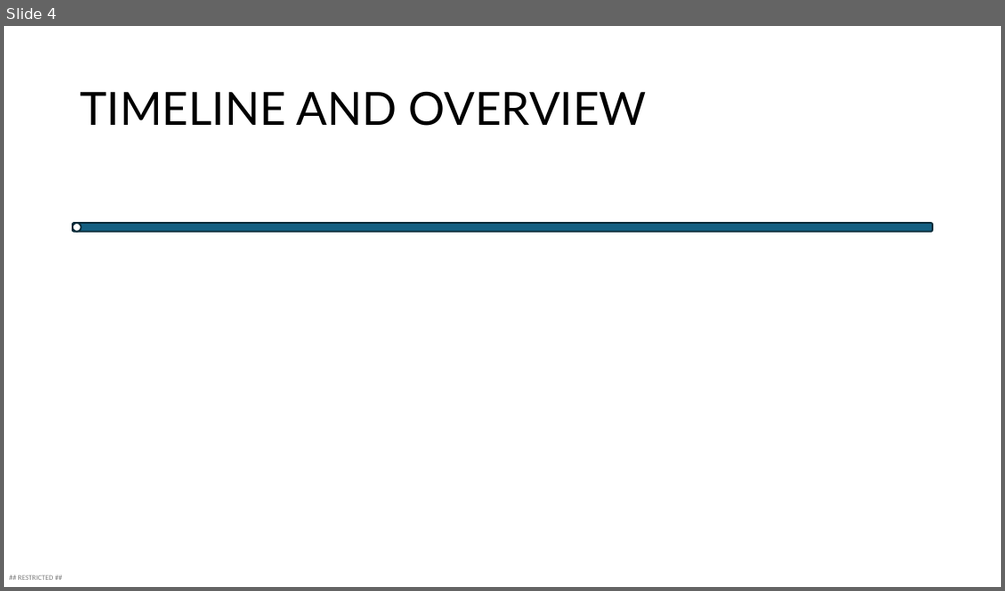
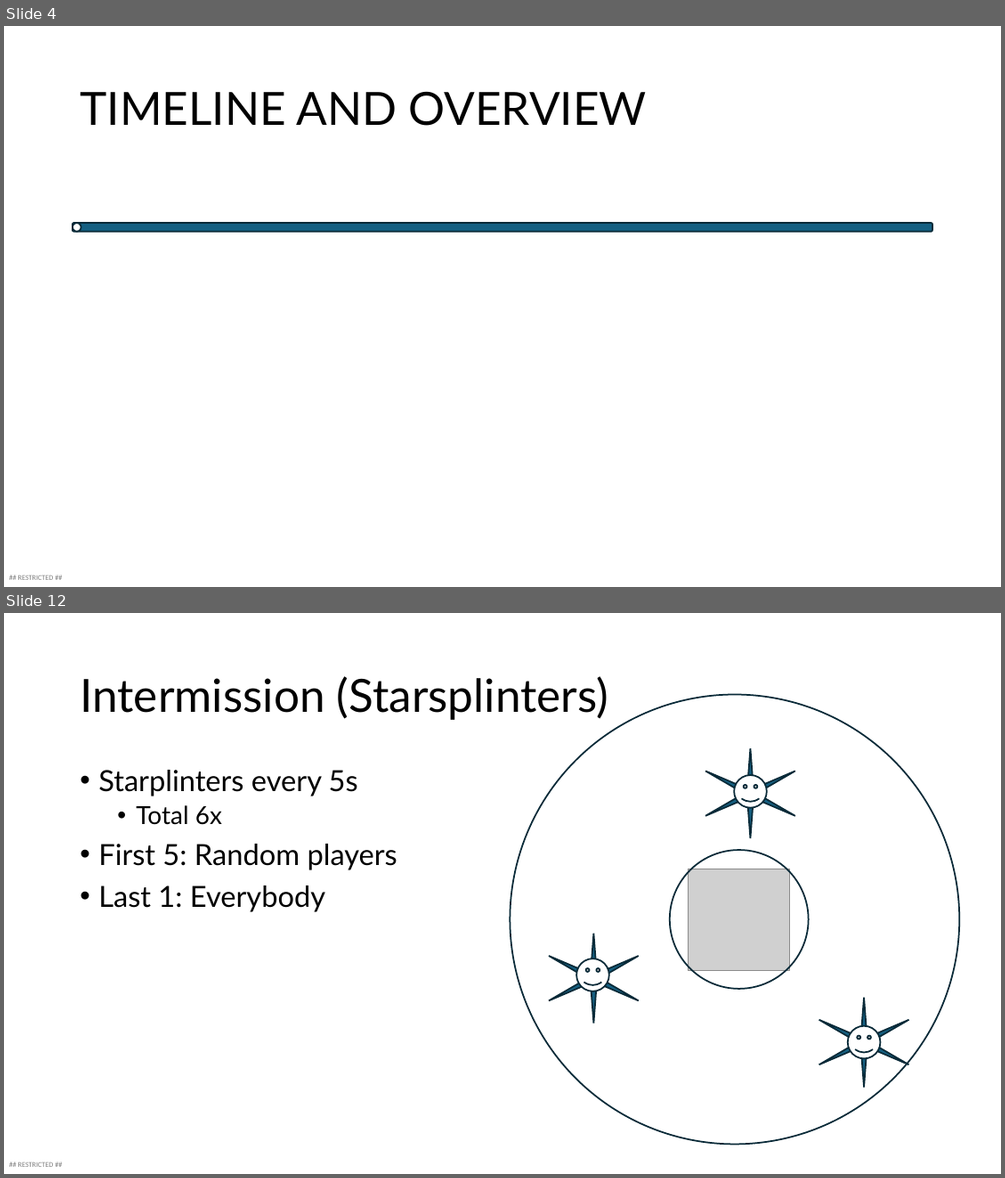
Before and after one commit to kuehbiko/test1, a slide deck: loora.pptx. Shown one above the other, each under a label of ours: slide 4 before the commit, slides 4 and 12 after it; the slides between them are not shown. The pictures are 1005x591 and 1005x1178 pixels, drawn with LibreOffice and Linux fonts; fonts in the diff are those of the drawing; grey boxes stand for pictures. Boxes give left, top, right and bottom in pixels: in the first picture for what was removed or moved away, otherwise in the second. Text is boxed around its words. In the diff, an @@ line names an element or a change of style, - is before the commit and + after.

```diff
--- a/loora.pptx
+++ b/loora.pptx
@@ slide 12 added at box(4, 613, 1001, 1174), background #FFFFFF; not listed: 1 template element that a slide beside it also shows @@
@@ title added at box(80, 676, 608, 720), 44 pt, text #000000 @@
+Intermission (Starsplinters)
@@ ellipse added at box(510, 695, 960, 1144), outline #092A39 1.5 pt @@
@@ text added at box(98, 770, 397, 912), 28 pt, text #000000 @@
+• Starplinters every 5s
+  • Total 6x
+• First 5: Random players
+• Last 1: Everybody
@@ star added at box(705, 748, 795, 838), fill #156082, outline #092A39 1.5 pt @@
@@ smiley face added at box(734, 775, 767, 808), fill #FFFFFF, outline #092A39 1.5 pt @@
@@ ellipse added at box(670, 850, 809, 989), outline #092A39 1.5 pt @@
@@ picture added at box(688, 868, 790, 971) @@
@@ star added at box(550, 933, 639, 1022), fill #156082, outline #092A39 1.5 pt @@
@@ smiley face added at box(577, 958, 610, 991), fill #FFFFFF, outline #092A39 1.5 pt @@
@@ star added at box(819, 997, 909, 1087), fill #156082, outline #092A39 1.5 pt @@
@@ smiley face added at box(848, 1026, 881, 1059), fill #FFFFFF, outline #092A39 1.5 pt @@
```
Also in this commit, not shown: 14 slides changed, 3 other slides added, 5 slides removed.
